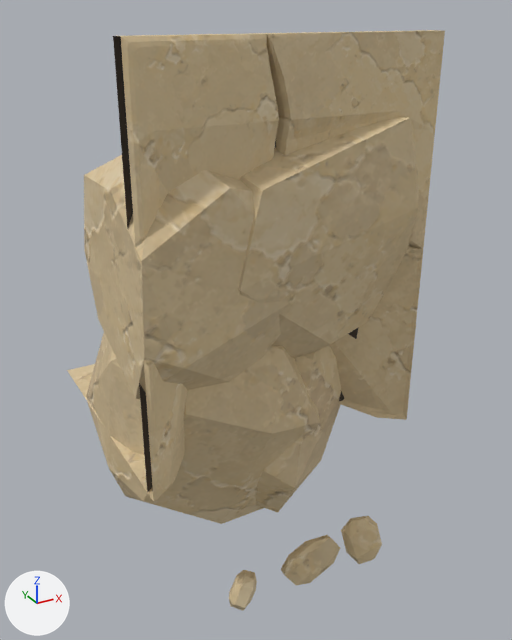
Two versions of the glTF model assets/custom/models/ground_modules/ground_bottom_square_edge_03.glb, one commit apart.
Both versions are drawn from a 50 mm lens placed at (-0.59, -1.72, 1.06), pointed at (0.59, 0.41, -0.01). Every picture has the same lights, and +X, +Y and +Z are marked at lower left. The older version comes first. Vertices at exactly the same position are counted once.

In view in the first picture: 'GroundBottomSquareEdge03_Body'.
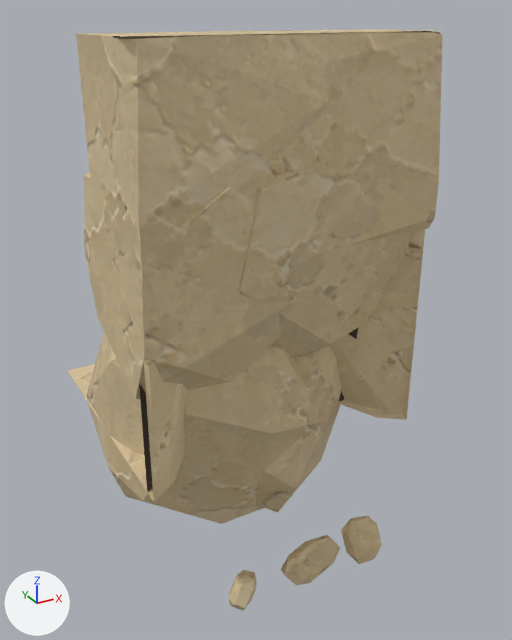
Where the change shows, as pixel boxes [x1, y1, x2, y2] in the pictures (512 x 640 px):
'GroundBottomSquareEdge03_Body', reshaped: before [67, 30, 445, 611]; after [67, 29, 442, 611]
part 1 of me_groundbottomsquareedge03_bodymesh, added (brown): after [76, 31, 333, 282]
part 2 of me_groundbottomsquareedge03_bodymesh, built on: before [121, 31, 445, 189]; after [260, 29, 442, 246]

Diff of the bpy script that builds the scene:
```diff
--- a/assets/custom/models/ground_modules/ground_bottom_square_edge_03.glb.py
+++ b/assets/custom/models/ground_modules/ground_bottom_square_edge_03.glb.py
@@ me_groundbottomsquareedge03_bodymesh @@
 # used by ob_groundbottomsquareedge03_body; location = (0.0, 0.0, 0.0)
-me_groundbottomsquareedge03_bodymesh.from_pydata(...)  # 548 vertices, 1019 faces; spans x 0.0..1.0, y -0.04..1.0, z -0.94..1.0
+me_groundbottomsquareedge03_bodymesh.from_pydata(...)  # 520 vertices, 916 faces; spans x 0.0..1.0, y -0.04..1.0, z -0.94..1.0
+# me_groundbottomsquareedge03_bodymesh part 1: a new loose piece of 27 vertices spanning x 0.0..0.67, y -0.04..0.52, z 0.4..1.0, in mat_sandstone_plate_13_002
+# me_groundbottomsquareedge03_bodymesh part 2
+# 80 vertices are removed from x 0.0..1.0, y -0.01..0.07, z 0.79..1.0
+# 228 faces are deleted
+# 10 vertices move within x 0.02..0.99, y -0.01..0.0, z 0.78
+# 25 vertices are added at x 0.31..1.0, y -0.04..0.44, z 0.4..1.0
+# 10 new faces join them, mat_sandstone_plate_1_002
+# 17 new faces join them, mat_sandstone_plate_3_002
+# 48 new faces join them, mat_sandstone_plate_13_002
 me_groundbottomsquareedge03_bodymesh.materials.append(mat_sandstone_plate_1_002)
```
